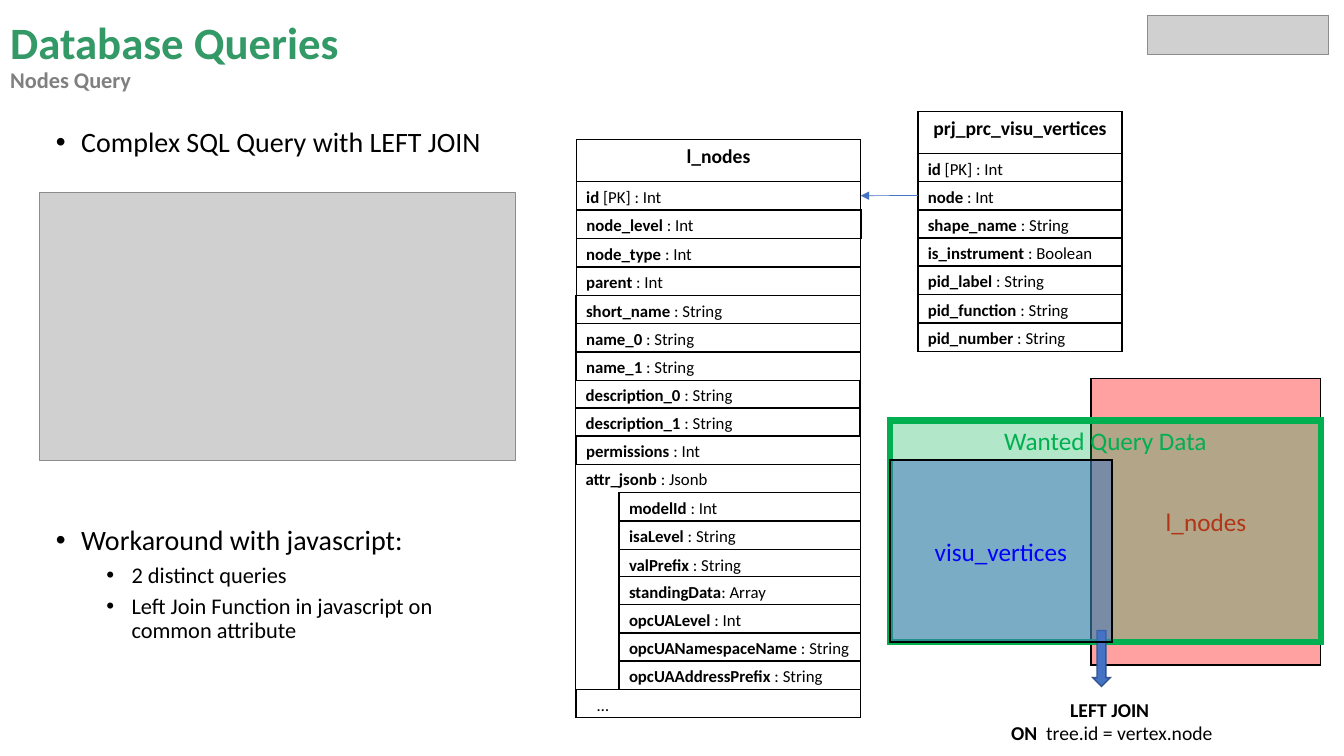
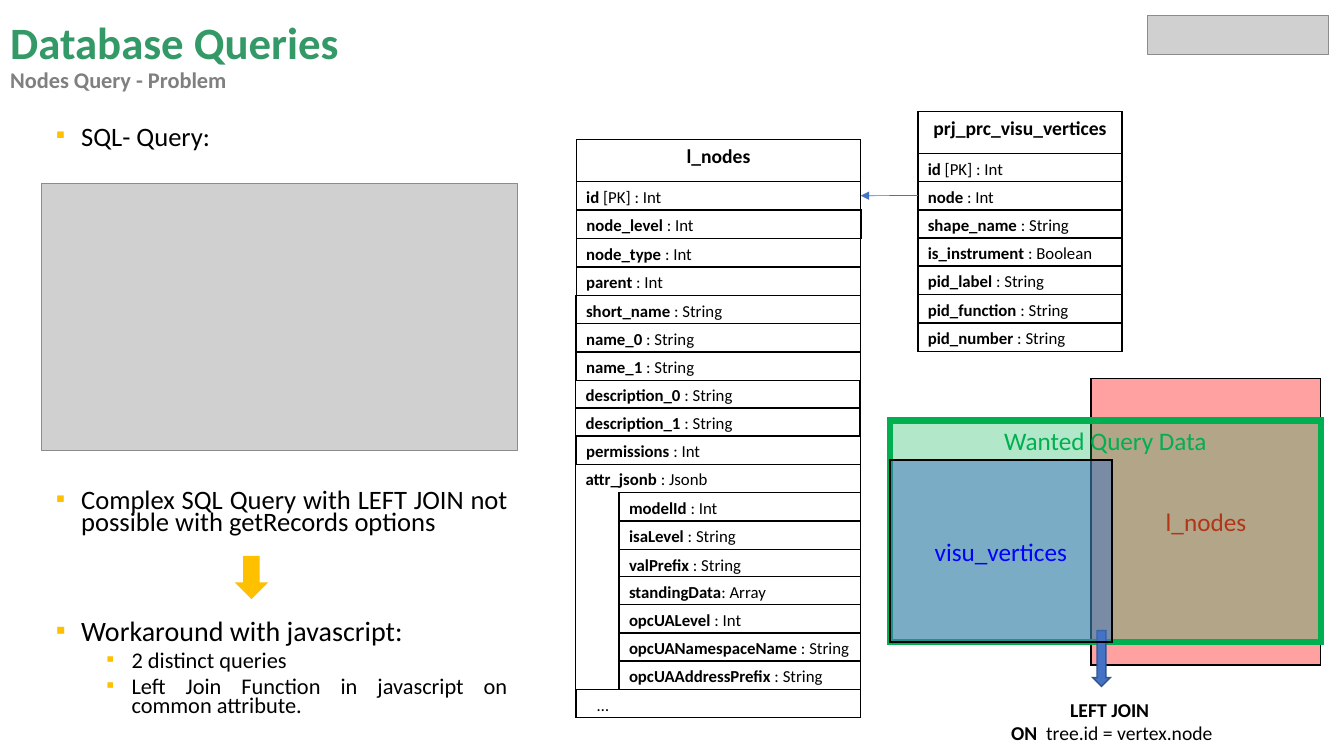
Before and after one commit to miguelrk/tum-mw-bachelorarbeit, a slide deck: slide 7 of 3 Entwicklungsphase/weekly_meeting_11.pptx. Drawn at 1344x756 pixels with LibreOffice and Linux fonts; fonts in the diff are those of the drawing; grey boxes stand for pictures. Boxes give left, top, right and bottom in pixels: in the first picture for what was removed or moved away, otherwise in the second. Text is boxed around its words. In the diff, an @@ line names an element or a change of style, - is before the commit and + after.

```diff
--- a/3 Entwicklungsphase/weekly_meeting_11.pptx
+++ b/3 Entwicklungsphase/weekly_meeting_11.pptx
@@ title at (10,27,339,92): text changed; size 32 to 16 pt; text colour #339966 to #808080 @@
-Database Queries
-Nodes Query
+Database Queries
+Nodes Query - Problem
@@ text at (81,128,508,536): text changed; size 20 to 19 pt @@
-• Complex SQL Query with LEFT JOIN
+▪ SQL- Query:
+▪ Complex SQL Query with LEFT JOIN not possible with getRecords options
@@ picture: place and size @@
-picture at (39,193,516,460)
+picture at (41,184,518,451)
@@ down arrow added at (237,557,267,598), fill #FFC000, outline #FFC000 1 pt @@
@@ text at (81,621,403,672): alignment left to justified; bullet • to ▪; line spacing 0.9 to 0.7 @@
@@ text at (132,678,508,713): text changed @@
-  • Left Join Function in javascript on common attribute
+  ▪ Left Join Function in javascript on common attribute.
```
Also in this commit, not shown: 5 other slides changed, 2 slides added, 1 slide removed, 4 other files.
